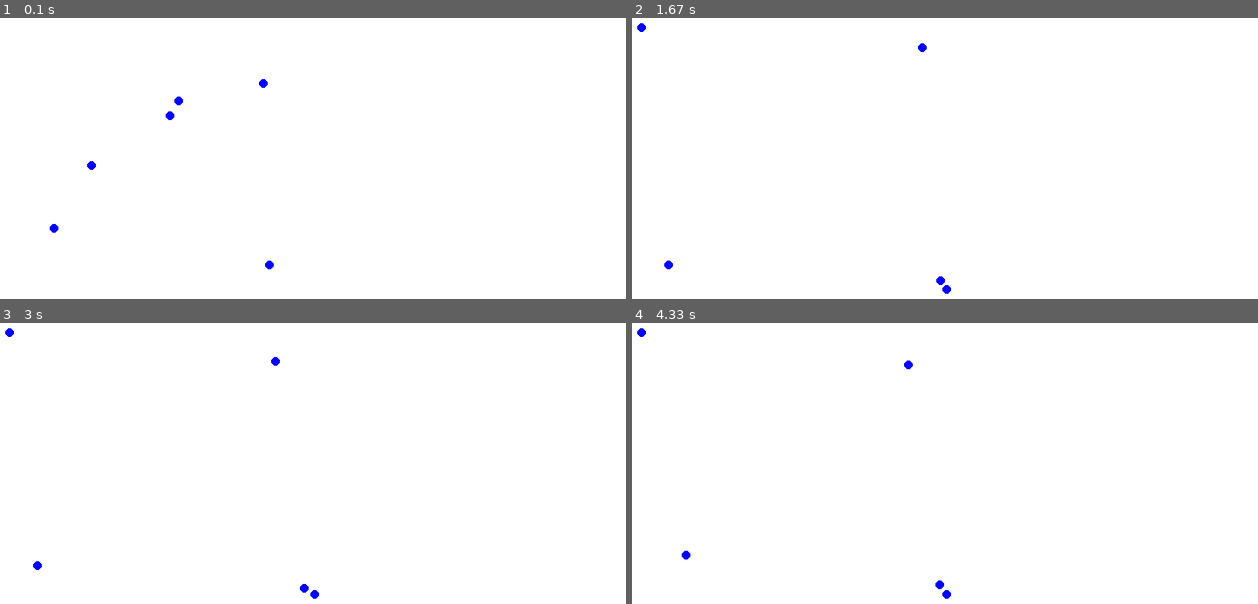
Above: before the commit, frames 1-4 (two rows, left to right).
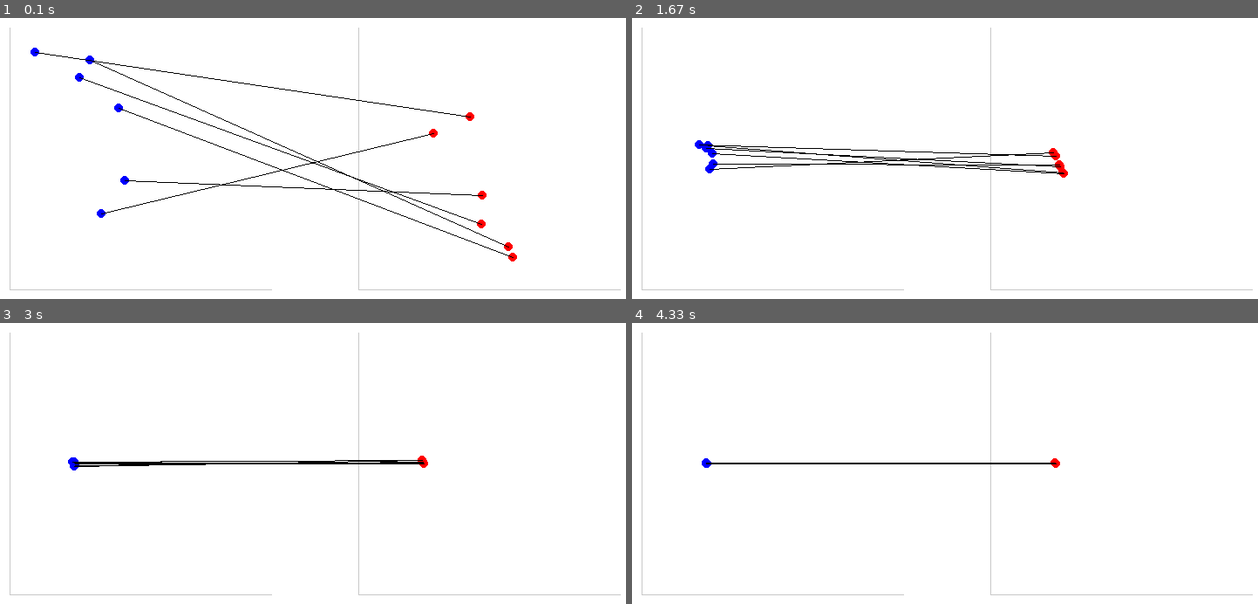
Above: after the commit, the same moments.

Repository: emmerichmtm/RieszSEnergyLab
Game: pygame game, started from pygamemap.py
The game is run twice, just before and just after one commit, with the same random seed, the same clock (stepped at 60 frames per second) and the same inputs.
Inputs:
- Up to frame 1 (0.1 s): no input
- Up to frame 2 (1.67 s): no input
- Up to frame 3 (3 s): no input
- Up to frame 4 (4.33 s): no input

The runs differ from the first frame. In frame 1, 2.2% of the frame differs, in the area x 1-100%, y 3-97%; in frame 2, 1.9%; in frame 3, 1.5%; in frame 4, 1.1%.

Commit message:
Random walk

Diff:
--- a/pygamemap.py
+++ b/pygamemap.py
@@ -1,81 +1,118 @@
+import pygame
 import numpy as np
-import pygame
 
 # Initialize Pygame
 pygame.init()
 
-# Parameters
+# Screen dimensions and settings
 width, height = 800, 400
 screen = pygame.display.set_mode((width, height))
-pygame.display.set_caption("Riesz S-Energy Gradient Descent")
+pygame.display.set_caption("Gradient-based Random Walk")
 
 # Colors
 white = (255, 255, 255)
 black = (0, 0, 0)
 blue = (0, 0, 255)
+red = (255, 0, 0)
+gray = (200, 200, 200)
 
-# Parameters for Riesz s-Energy
-s = 2  # Exponent in the Riesz s-Energy
+# Parameters
 num_points = 6
-learning_rate = 0.005
-padding = 50  # Padding for coordinate system boundaries
+radius = 5
+padding = 50
+learning_rate = 0.01  # Step size for random walk
 
-# Generate random points in the unit square
-points = np.random.uniform(0, 1, (num_points, 2))
+# Initialize random points in the range [0, 1] for (x1, x2)
+x_points = np.random.uniform(0, 1, (num_points, 2))
 
 
-# Function to calculate Riesz s-Energy
-def riesz_s_energy(points, s):
-    energy = 0
-    for i in range(len(points)):
-        for j in range(i + 1, len(points)):
-            dist = np.linalg.norm(points[i] - points[j])
-            if dist != 0:
-                energy += 1 / (dist ** s)
-    return energy
+# Define transformation functions
+def f1(p1, p2):
+    return p1 ** 2 + p2 ** 2
 
 
-# Function to compute the gradient of Riesz s-Energy
-def riesz_s_energy_gradient(points, s):
-    grad = np.zeros_like(points)
-    for i in range(len(points)):
-        for j in range(len(points)):
-            if i != j:
-                diff = points[i] - points[j]
-                dist = np.linalg.norm(diff)
-                if dist != 0:
-                    grad[i] += (s * diff) / (dist ** (s + 2))
-    return grad
+def f2(p1, p2):
+    return (p1 - 1) ** 2 + (p2 - 1) ** 2
 
 
-# Function to compute the Jacobian for the set (simplified as identity matrix in this case)
-def compute_jacobian(points):
-    # Assuming an identity Jacobian for simplicity here; customize as needed for specific mappings
-    return np.eye(2)
+# Define gradient functions
+def grad_f1(p1, p2):
+    return np.array([2 * p1, 2 * p2])
+
+
+def grad_f2(p1, p2):
+    return np.array([2 * (p1 - 1), 2 * (p2 - 1)])
+
+
+# Scaling functions to fit the unit square [0,1] to screen coordinates
+def scale_x(x, left=True):
+    if left:
+        return int(padding + x * (width / 4 - padding))
+    else:
+        return int(width / 2 + padding + x * (width / 4 - padding))
+
+
+def scale_y(y):
+    return int(height - (padding + y * (height - 2 * padding)))
 
 
 # Main loop
 running = True
 clock = pygame.time.Clock()
 while running:
-    # Compute the gradient of the Riesz s-Energy
-    gradient = riesz_s_energy_gradient(points, s)
+    # Randomly change weights (w1, w2) over time
+    w1, w2 = np.random.uniform(0.5, 1.5, 2)
 
-    # Apply the Jacobian to the gradient (here, assuming an identity Jacobian for simplicity)
+    # Update each point based on the gradient
     for i in range(num_points):
-        jacobian = compute_jacobian(points[i])
-        movement = jacobian @ gradient[i]  # Matrix multiplication with the Jacobian
-        points[i] -= learning_rate * movement  # Move point based on gradient
+        p1, p2 = x_points[i]
 
-    # Keep points within the bounds [0, 1]
-    points = np.clip(points, 0, 1)
+        # Compute the weighted gradient of w1*f1 + w2*f2
+        grad = w1 * grad_f1(p1, p2) + w2 * grad_f2(p1, p2)
 
-    # Draw everything
+        # Update point position with a small step in the direction of the gradient
+        x_points[i] = x_points[i] - learning_rate * grad
+
+        # Ensure points stay within bounds [0, 1] (clipping)
+        x_points[i] = np.clip(x_points[i], 0, 1)
+
+    # Map updated points using f1 and f2
+    y_points = np.array([[f1(p[0], p[1]), f2(p[0], p[1])] for p in x_points])
+
+    # Drawing
     screen.fill(white)
-    for i, point in enumerate(points):
-        x_pos = int(padding + point[0] * (width / 2 - padding))
-        y_pos = int(height - (padding + point[1] * (height - 2 * padding)))
-        pygame.draw.circle(screen, blue, (x_pos, y_pos), 5)
+
+    # Draw coordinate axes for the left plot (x1, x2)
+    pygame.draw.line(screen, gray, (padding, height - padding), (width / 2 - padding, height - padding), 1)
+    pygame.draw.line(screen, gray, (padding, padding), (padding, height - padding), 1)
+
+    # Draw coordinate axes for the right plot (y1, y2)
+    pygame.draw.line(screen, gray, (width / 2 + padding, height - padding), (width - padding, height - padding), 1)
+    pygame.draw.line(screen, gray, (width / 2 + padding, padding), (width / 2 + padding, height - padding), 1)
+
+    # Draw original points (x1, x2) on the left side
+    for i, (p1, p2) in enumerate(x_points):
+        x_pos = scale_x(p1, left=True)
+        y_pos = scale_y(p2)
+
+        pygame.draw.circle(screen, blue, (x_pos, y_pos), radius)
+
+    # Draw mapped points (y1, y2) on the right side
+    for i, (q1, q2) in enumerate(y_points):
+        x_pos = scale_x(q1, left=False)
+        y_pos = scale_y(q2)
+
+        pygame.draw.circle(screen, red, (x_pos, y_pos), radius)
+
+    # Draw lines connecting each (p1, p2) to (q1, q2)
+    for i in range(num_points):
+        p1, p2 = x_points[i]
+        q1, q2 = y_points[i]
+
+        start_pos = (scale_x(p1, left=True), scale_y(p2))
+        end_pos = (scale_x(q1, left=False), scale_y(q2))
+
+        pygame.draw.line(screen, black, start_pos, end_pos, 1)
 
     # Handle events
     for event in pygame.event.get():
@@ -83,6 +120,7 @@
             running = False
 
     pygame.display.flip()
-    clock.tick(30)
+    clock.tick(30)  # Control the frame rate
 
+# Quit Pygame
 pygame.quit()
Empty file added: rieszflow.py
